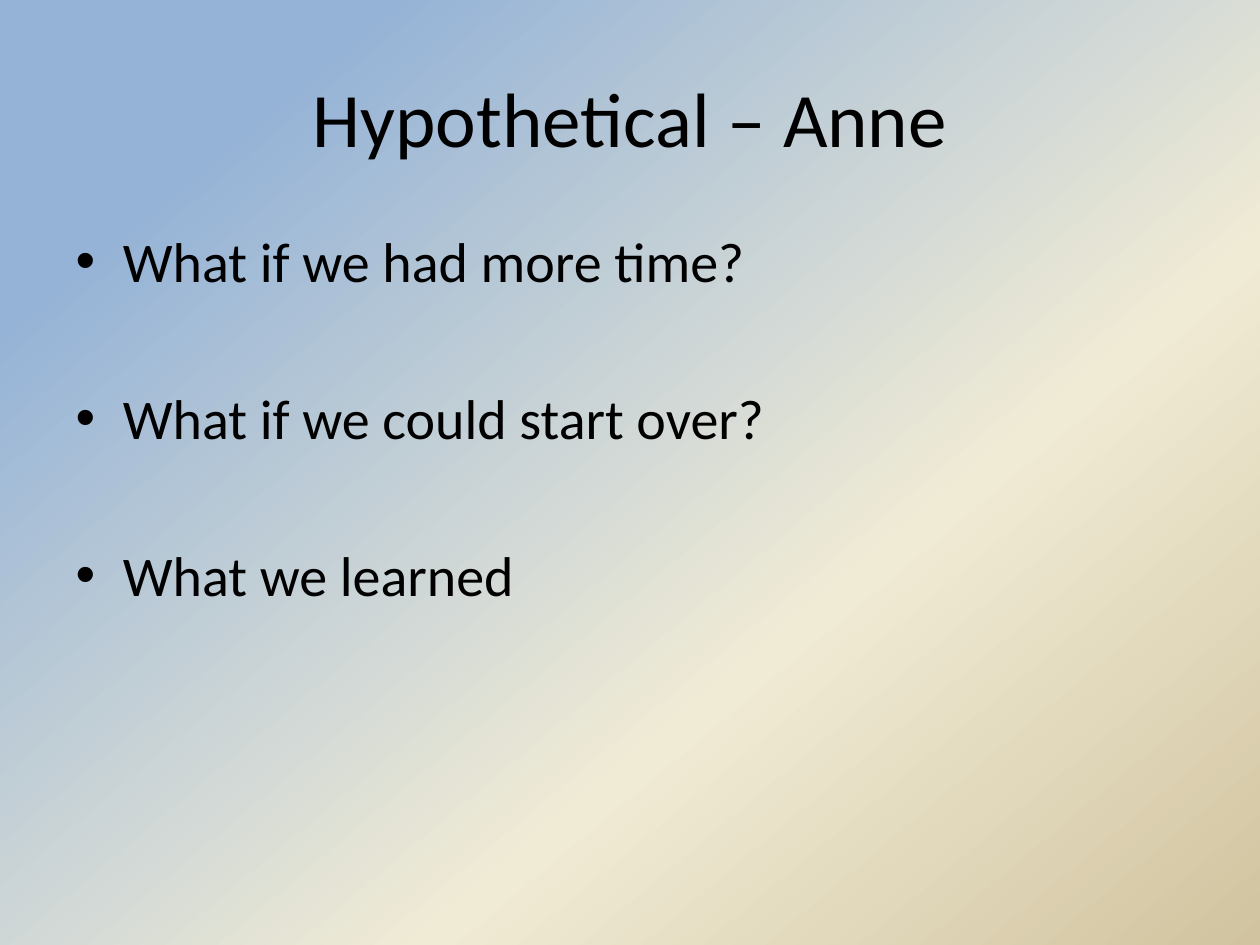
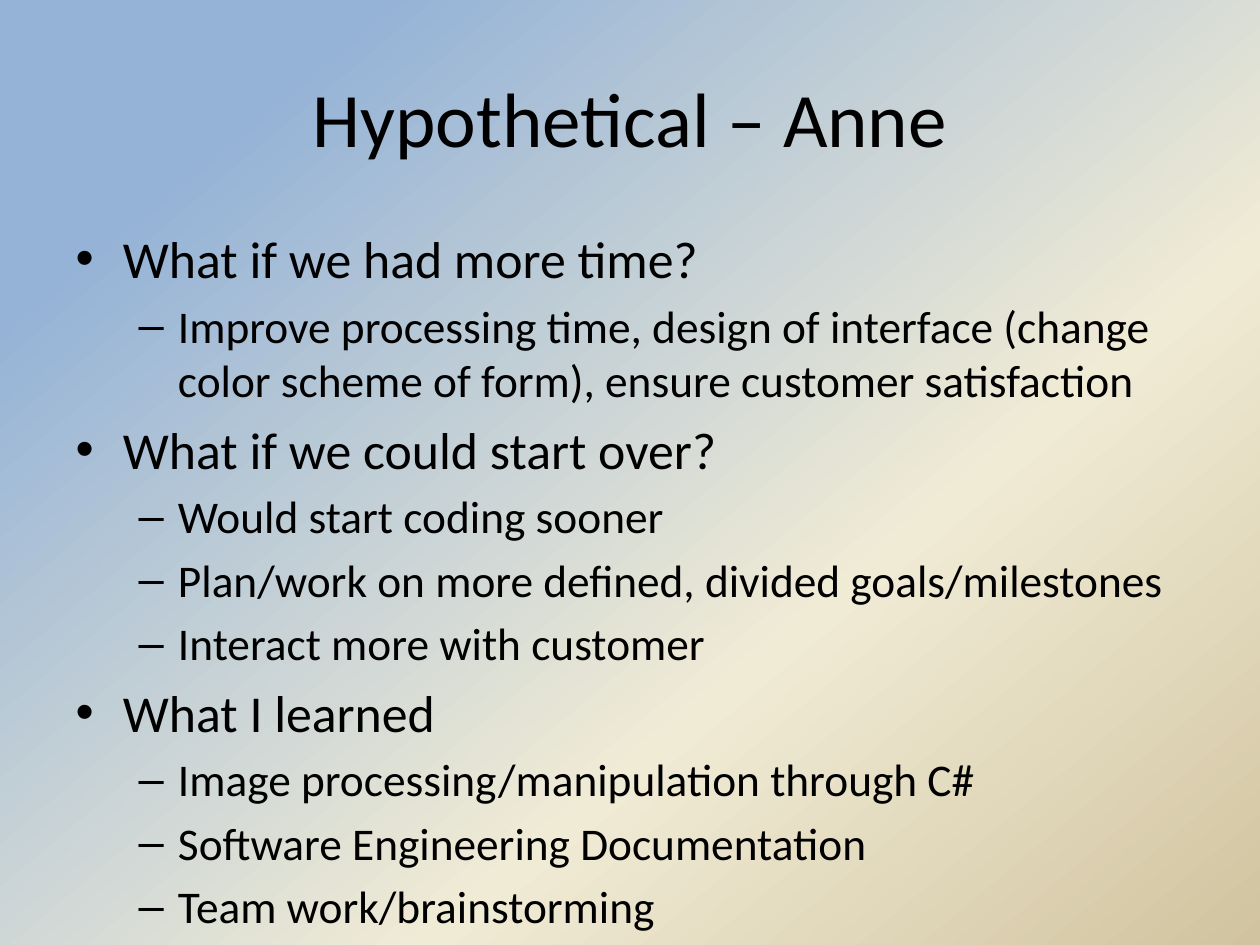
Before and after one commit to Hdtran89/ImageProcessing, a slide deck: slide 11 of A Team Documents/Final presentation.pptx. Drawn at 1260x945 pixels with LibreOffice and Linux fonts; fonts in the diff are those of the drawing; background and template pictures are left out. Boxes give left, top, right and bottom in pixels: in the first picture for what was removed or moved away, otherwise in the second. Text is boxed around its words. In the diff, an @@ line names an element or a change of style, - is before the commit and + after.

Commit message:
Updated final presentation

```diff
--- a/A Team Documents/Final presentation.pptx
+++ b/A Team Documents/Final presentation.pptx
@@ text at [123,242,716,470]: size 32 to 29.6 pt in "What if we had more time?", "What if we could start over?" @@
@@ text at [178,310,1149,403]: paragraph added @@
+  – Improve processing time, design of interface (change color scheme of form), ensure customer satisfaction
@@ text at [123,501,1162,868]: text changed; size 32 to 25.9 pt @@
-• What we learned
+  – Would start coding sooner
+  – Plan/work on more defined, divided goals/milestones
+  – Interact more with customer
+• What I learned
+  – Image processing/manipulation through C#
+  – Software Engineering Documentation
+  – Team work/brainstorming
```
Also in this commit, not shown: 1 other slide changed, 5 slides added, 5 slides removed.
